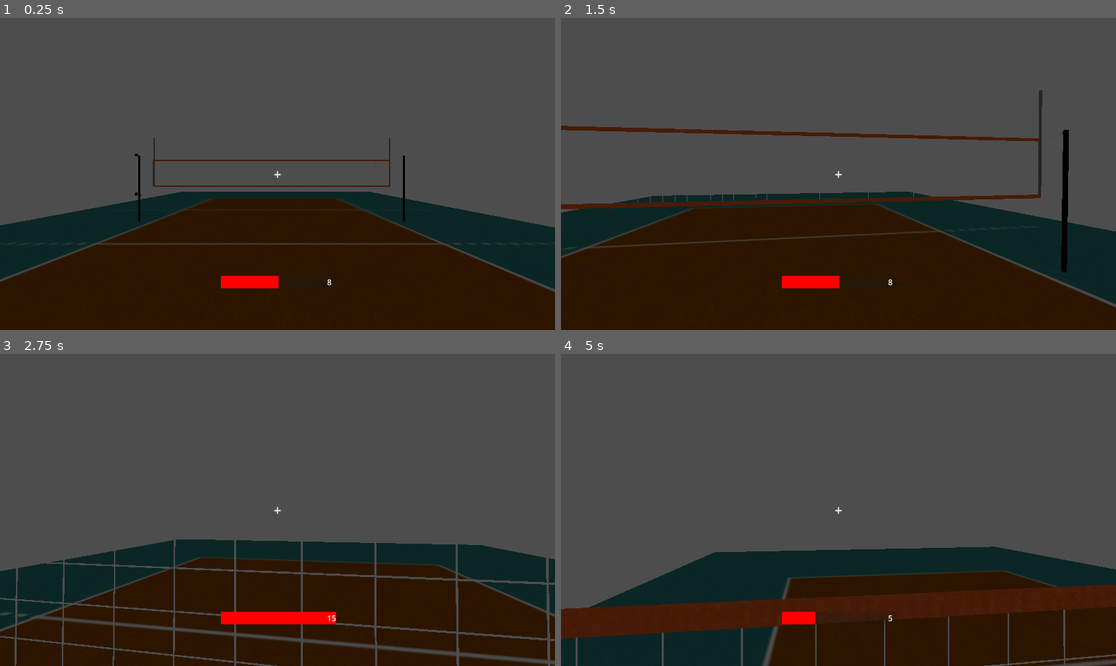
Above: before the commit, frames 1-4 (two rows, left to right).
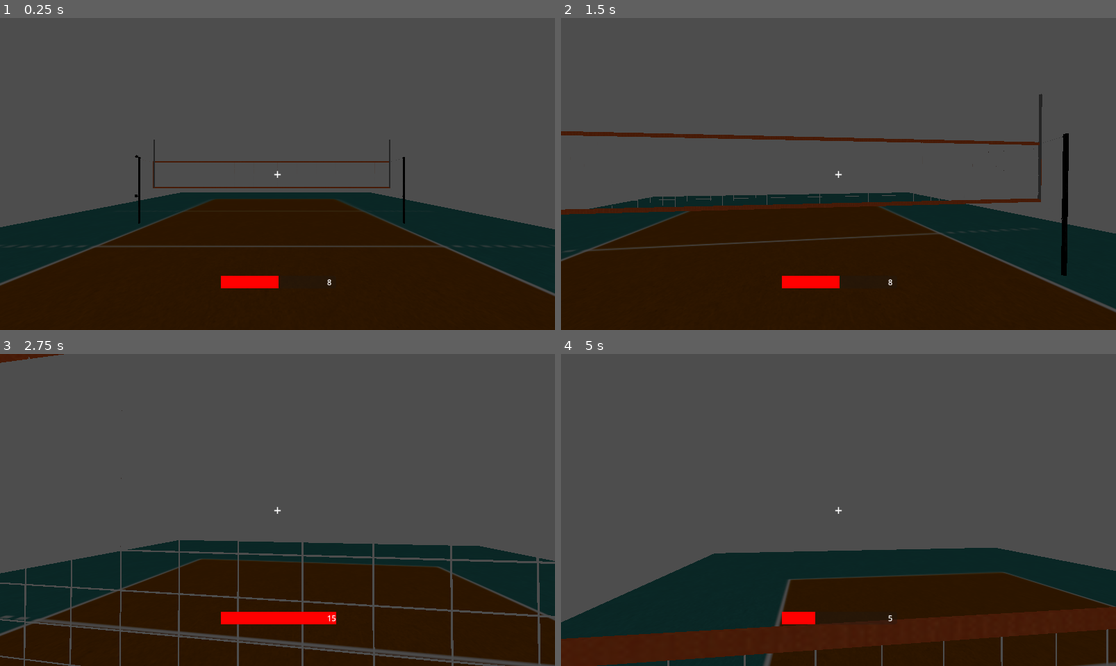
Above: after the commit, the same moments.

Repository: Mcaldas11/VolleyBox
Game: Godot game, scene res://volleyball/scene.tscn
Same seed, same stepped clock (60 frames per second), same inputs: the game is played once before the commit and once after it.
Inputs (mouse positions are in pixels of both pictures, inside the frame that each line leads up to):
- Up to frame 1 (0.25 s): no input
- Up to frame 2 (1.5 s): tap Enter (ui_accept) at 0.5, 0.77 s; move the mouse to (832, 180) at 0.52 s; press the mouse at (832, 180) at 0.53 s; hold W (ui_up) from 0.53 s (still down); move the mouse to (877, 177) at 1.27 s; release the mouse at (877, 177) at 1.28 s; click (877, 177) at 1.35 s
- Up to frame 3 (2.75 s): keep holding W (ui_up); tap Enter (ui_accept) at 1.52 s; move the mouse to (233, 506) at 2.02 s; hold C (power_15) from 2.03 s (still down); click (233, 506) at 2.3 s
- Up to frame 4 (5 s): move the mouse to (844, 510) at 2.77 s; release W (ui_up) at 2.78 s; release C (power_15) at 2.78 s; hold A (ui_left) 2.78-3.53 s; tap Z (power_3) at 2.85 s; tap Enter (ui_accept) at 3.02, 3.77, 4.25, 4.52 s; click (844, 510) at 3.05 s; move the mouse to (816, 503) at 3.52 s; hold X (power_6) 3.53-4.28 s; hold W (ui_up) from 3.53 s (still down); click (816, 503) at 3.8 s; move the mouse to (866, 510) at 4.27 s; tap Q (power_down) at 4.35 s; click (866, 510) at 4.55 s

The runs differ from the first frame. In frame 1, 2.8% of the frame differs, in the area x 0-100%, y 38-90%; in frame 2, 6.3%; in frame 3, 8.4%; in frame 4, 17%, in the area x 0-100%, y 61-100%.

Commit message:
Aim spikes/bumps toward crosshair; add raycast
Make spike and bump impulses target the crosshair by computing a direction to a raycast hit. Add get_crosshair_target() which raycasts from the camera to determine aim, use that direction for spike and bump impulses, and apply a vertical boost for bumps based on power. Also small debug print tweaks. The player.tscn was updated by the editor (added unique_ids, shape params and transforms).

Diff:
--- a/volley-box/Player/Script_Player/player.gd
+++ b/volley-box/Player/Script_Player/player.gd
@@ -136,21 +136,32 @@
 			# SPIKE (no ar)
 			if not is_on_floor():
 
-				var spike_impulse = forward * spike_force * power_multiplier +Vector3.UP * spike_force * power_multiplier * 0.35
+				var target = get_crosshair_target()
+
+				var direction = (target - current_ball.global_position).normalized()
+
+				var spike_impulse = ball_scene * spike_force * power
 
 				current_ball.apply_central_impulse(spike_impulse)
-
-				print("SPIKE power:", power)
 
 
 			# MANCHE TE (no chão)
 			else:
 
-				var bump_impulse = forward * bump_force * power_multiplier + Vector3.UP * bump_force * power_multiplier * 0.45
+				var target = get_crosshair_target()
+				var direction = (target - current_ball.global_position).normalized()
+
+				# Quanto menor o power, mais sobe
+				var vertical_factor = float(max_power - power) / max_power
+
+				# controla intensidade da parábola
+				var vertical_boost = vertical_factor * 6.0
+
+				var bump_impulse = direction * bump_force * power + Vector3.UP * vertical_boost
 
 				current_ball.apply_central_impulse(bump_impulse)
 
-				print("MANCHE TE power:", power)
+				print("MANCHE TE  | power:", power)
 
 
 # =====================
@@ -234,3 +245,20 @@
 func _on_ball_deleted():
 
 	current_ball = null
+
+func get_crosshair_target():
+
+	var space_state = get_world_3d().direct_space_state
+
+	var from = camera.global_transform.origin
+	var to = from + (-camera.global_transform.basis.z * 200)
+
+	var query = PhysicsRayQueryParameters3D.create(from, to)
+	query.exclude = [self]
+
+	var result = space_state.intersect_ray(query)
+
+	if result:
+		return result.position
+	else:
+		return to
--- a/volley-box/Player/player.tscn
+++ b/volley-box/Player/player.tscn
@@ -1,34 +1,37 @@
-[gd_scene load_steps=5 format=3 uid="uid://cjwa10xmt3sbl"]
+[gd_scene format=3 uid="uid://cjwa10xmt3sbl"]
 
 [ext_resource type="Script" uid="uid://bvd5nq7l4p1t5" path="res://Player/Script_Player/player.gd" id="1_674bt"]
 
 [sub_resource type="CapsuleShape3D" id="CapsuleShape3D_3mip4"]
+radius = 0.51953125
+height = 2.1340332
 
 [sub_resource type="CapsuleMesh" id="CapsuleMesh_insbl"]
 
 [sub_resource type="SphereShape3D" id="SphereShape3D_l8h54"]
 radius = 2.0
 
-[node name="Player" type="CharacterBody3D"]
+[node name="Player" type="CharacterBody3D" unique_id=325684896]
 script = ExtResource("1_674bt")
 
-[node name="Collision" type="CollisionShape3D" parent="."]
+[node name="Collision" type="CollisionShape3D" parent="." unique_id=1899514533]
+transform = Transform3D(1, 0, 0, 0, 1, 0, 0, 0, 1, 0, 0.0025634766, 0)
 shape = SubResource("CapsuleShape3D_3mip4")
 
-[node name="MeshInstance3D" type="MeshInstance3D" parent="."]
+[node name="MeshInstance3D" type="MeshInstance3D" parent="." unique_id=511326804]
 mesh = SubResource("CapsuleMesh_insbl")
 
-[node name="CameraPivot" type="Node3D" parent="."]
+[node name="CameraPivot" type="Node3D" parent="." unique_id=1711280567]
 
-[node name="Camera3D" type="Camera3D" parent="CameraPivot"]
+[node name="Camera3D" type="Camera3D" parent="CameraPivot" unique_id=625625829]
 transform = Transform3D(1, 0, 0, 0, 1, 0, 0, 0, 1, 0, 0.775, 0)
 current = true
 fov = 65.0
 
-[node name="SpawnPoint" type="Node3D" parent="."]
+[node name="SpawnPoint" type="Node3D" parent="." unique_id=927205379]
 transform = Transform3D(1, 0, 0, 0, 1, 0, 0, 0, 1, 0, -0.1164161, -0.6784137)
 
-[node name="HitBox" type="Area3D" parent="."]
+[node name="HitBox" type="Area3D" parent="." unique_id=1003758332]
 
-[node name="CollisionShape3D" type="CollisionShape3D" parent="HitBox"]
+[node name="CollisionShape3D" type="CollisionShape3D" parent="HitBox" unique_id=1457312927]
 shape = SubResource("SphereShape3D_l8h54")
